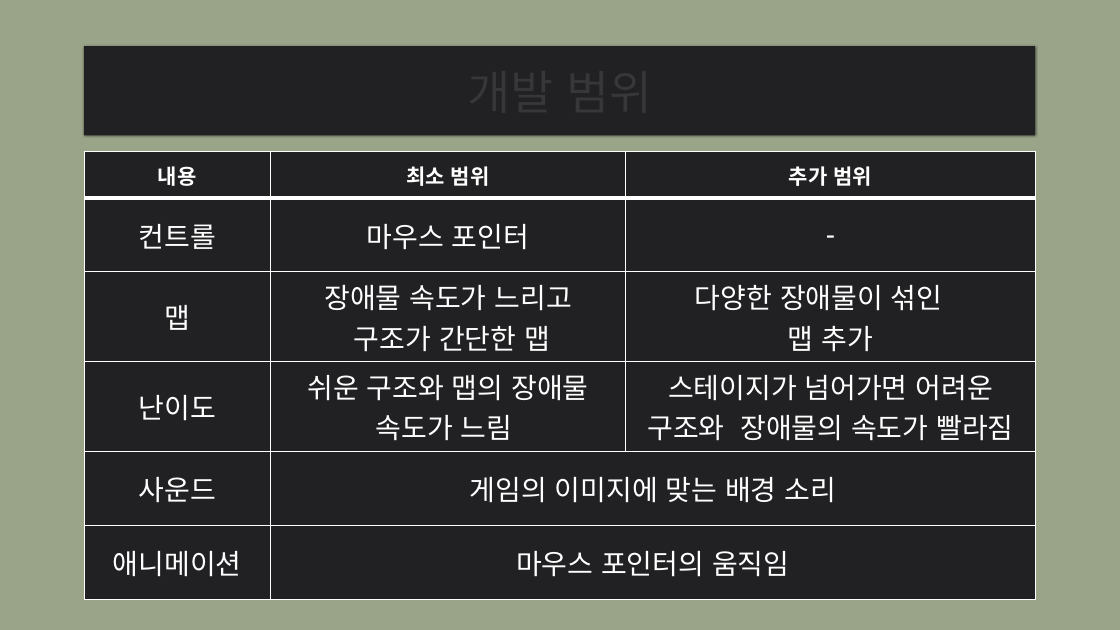
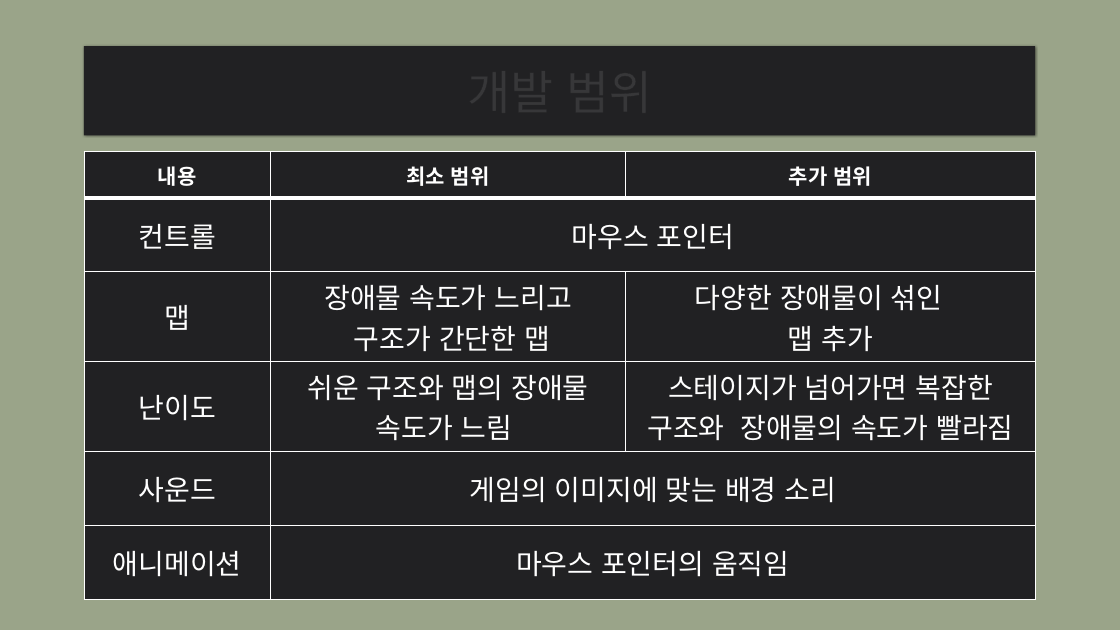
Before and after one commit to kim789so/kimsangsoo, a slide deck: slide 3 of 2차발표 2014180049 김상수.pptx. Drawn at 1120x630 pixels with LibreOffice and Linux fonts; fonts in the diff are those of the drawing. Boxes give left, top, right and bottom in pixels: in the first picture for what was removed or moved away, otherwise in the second. Text is boxed around its words. In the diff, an @@ line names an element or a change of style, - is before the commit and + after.

```diff
--- a/2차발표 2014180049 김상수.pptx
+++ b/2차발표 2014180049 김상수.pptx
@@ table at (84, 152, 1035, 581) @@
-row 2, column 3: -
+row 2, column 3: 
-row 4, column 3: 스테이지가 넘어가면 어려운 구조와 장애물의 속도가 빨라짐
+row 4, column 3: 스테이지가 넘어가면 복잡한 구조와 장애물의 속도가 빨라짐
```
Also in this commit, not shown: 2 other slides changed.
